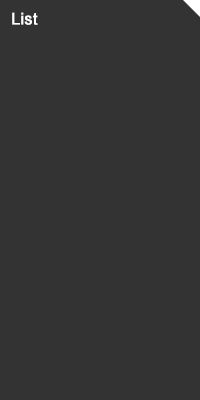
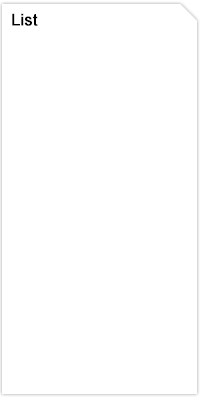
Before/after of a w=200, h=400 layered artwork. What changed in the layer stack:
added group "组 1" with 2 layers over <box>2,4,197,394</box>
moved "List" into group "组 1", painted on it over <box>12,12,38,26</box>
"图层 1": opacity 80% → 100%, moved it into group "组 1", painted on it over <box>0,0,200,400</box>
